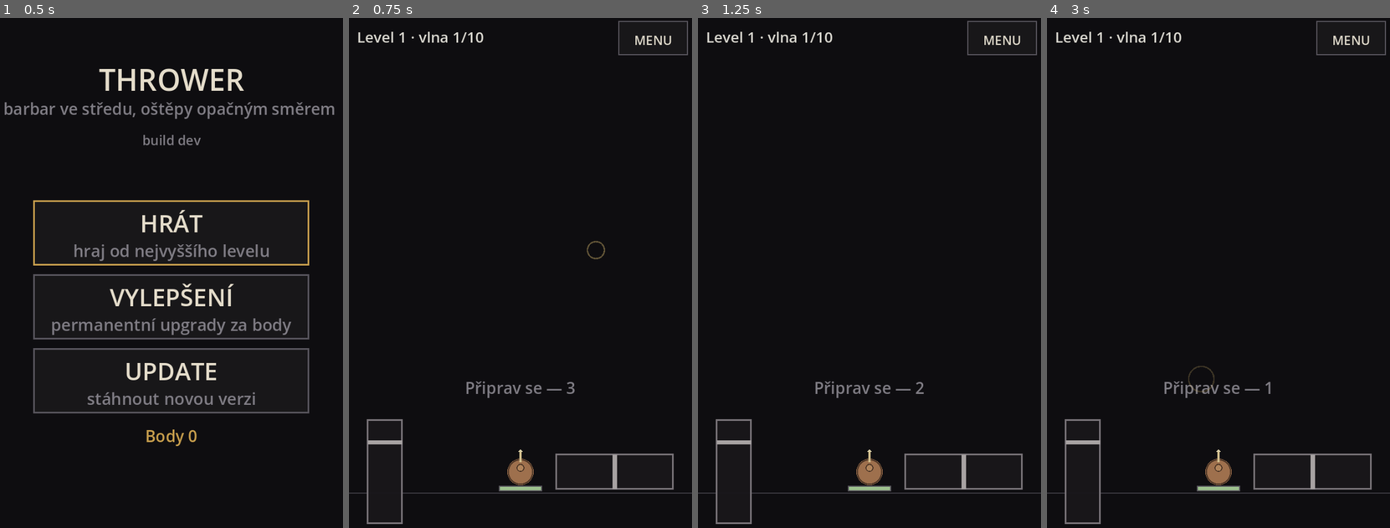
Above: before the commit, frames 1-4 (left to right).
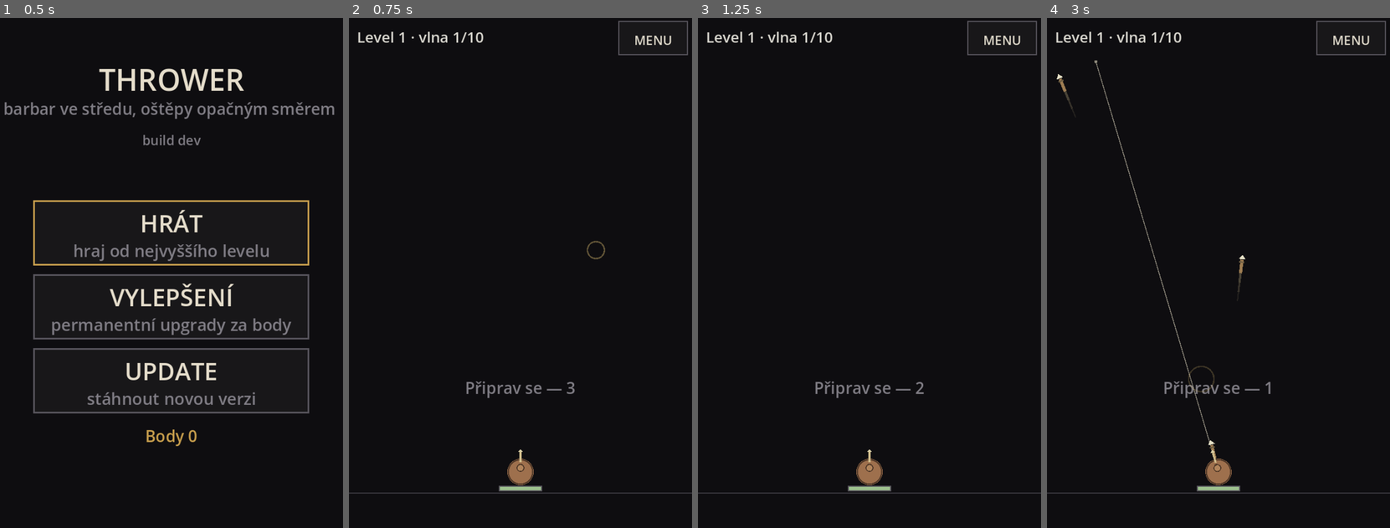
Above: after the commit, the same moments.

Repository: jankoznar94/dark-story
Game: Godot game, scene res://main.tscn
Same seed, same stepped clock (60 frames per second), same inputs: the game is played once before the commit and once after it.
Inputs (mouse positions are in pixels of both pictures, inside the frame that each line leads up to):
- Up to frame 1 (0.5 s): no input
- Up to frame 2 (0.75 s): tap Enter at 0.5 s; move the mouse to (595, 252) at 0.52 s; click (595, 252) at 0.67 s
- Up to frame 3 (1.25 s): no input
- Up to frame 4 (3 s): drag from (1149, 303) to (1201, 380) at 1.27 s; move the mouse to (1252, 160) at 2.02 s; click (1252, 160) at 2.17 s; drag from (1201, 380) to (1115, 196) at 2.77 s

Frame 1 is identical in both runs. In frame 2, 0.9% of the frame differs, in the area x 5-95%, y 78-100%; in frame 3, 0.9%; in frame 4, 1.4%, in the area x 2-95%, y 8-100%.

Commit message:
ovladani zpet na prst ve hristi, rozptyl podle vzdalenosti
- mireni: prst primo na displeji ukazuje smer (jako puvodne)
- rozptyl multishotu: cim bliz k barbarovi, tim sirsi; cim dal, tim
  primnejsi (u barbara SPREAD_SCALE_MAX, dal nez field_r*1.5 -> MIN)
- pasky i otaceni mirneho smeru odstraneny (nepouzivane)
- u vicenasobne strelby jsou videt krajni drahy ostepu (jen naznak)

Diff:
--- a/scripts/game.gd
+++ b/scripts/game.gd
@@ -36,10 +36,6 @@
 # nejužší ("dopředu"), 1 = co nejširší ("dozadu").
 const SPREAD_SCALE_MIN := 0.30
 const SPREAD_SCALE_MAX := 3.60
-# OTACENI MIRENI: plna vychylka pravé zony otoci smer o TURN_SPEED rad/s.
-# 1.15 rad/s = 66°/s: celni pulkruh (180°) se prejede za 2,7 s. Pomaleji nez
-# driv (1,9) - se zonou se miri plynule, ne trhane.
-const TURN_SPEED := 1.15
 # MINIMALNI POLOMER NEPRITELE v pixelech (prumer 25 px). Jan: "Nejmensi z nich
 # musi mit minimalne prumer kruhu 25 px." Podil field_r na malem displeji pada
 # pod to, takze se velikost dorovnava nahoru.
@@ -97,7 +93,6 @@
 # VSTUP ZE ZON: smer otaceni (-1 vlevo, +1 vpravo) a nasobek rozptylu.
 # Obrazovka je jen nastavuje, otaceni se pocita tady v kroku - diky tomu je
 # pohyb plynuly a nezavisly na poctu snimku.
-var turn_in: float = 0.0
 var spread_scale: float = 1.0
 var fire_left: float = 0.0
 var spawn_left: float = 0.0
@@ -256,7 +251,6 @@
 	enemy_shots = []
 	aiming = false
 	aim = Vector2.UP
-	turn_in = 0.0
 	spread_scale = 1.0
 	fire_left = 0.0
 	spawned = 0
@@ -296,12 +290,15 @@
 
 # ------------------------------------------------------------------ VSTUP
 
-# MIREni PRIMO PRSTEM PRED BOJOVNIKEM: smer je presne ten, kterym prst lezi
-# od barbara (Jan, Oct 2026: "bude střílet tam, kam ukazuje prst. Přímo").
+# MIREni PRIMO PRSTEM: smer je presne ten, kterym prst lezi od barbara, a
+# VZDALENOST PRSTU URCI ROZPTYL (Jan, Oct 2026: "vzdalenost prstu od barbara
+# bude urcovat rozptyl projektilu. Cim dal od barbara, tim primnejsi").
 # Uhel se orizne na 180° dopredu, takze se nikdy neotoci zpet k sobe.
 func aim_at(pos: Vector2) -> void:
 	var d: Vector2 = pos - center
-	if d.length() <= 0.001:
+	var dist: float = d.length()
+	_spread_from_distance(dist)
+	if dist <= 0.001:
 		aiming = true
 		return
 	var rel: float = wrapf(d.angle() + PI * 0.5, -PI, PI)
@@ -310,32 +307,24 @@
 	aiming = true
 
 
+# BLIZKO = SIROKY, DALEKO = PRIMY. U barbara se ostepy rozleti, na konci
+# dostrelu leti presne. Mezi tim linearni prechod, aby to bylo odhadnutelne.
+# `near` je tesne nad telem barbara, `far` je polovina dostrelu - dal uz nema
+# smysl hledat, protoze prst dojede na kraj displeje.
+func _spread_from_distance(dist: float) -> void:
+	var near: float = warrior_r() * 2.5
+	var far: float = field_r * 1.5
+	var t: float = clampf((dist - near) / maxf(1.0, far - near), 0.0, 1.0)
+	spread_scale = lerpf(SPREAD_SCALE_MAX, SPREAD_SCALE_MIN, t)
+
+
 func release() -> void:
 	aiming = false
-	turn_in = 0.0
-
-
-# PRAVA ZONA: -1 = otacet vlevo, +1 = vpravo, 0 = stoji. Zona posila spojitou
-# hodnotu podle vychylky prstu, takze jde mirne dorovnavat i naplno otacet.
-func set_turn(x: float) -> void:
-	turn_in = clampf(x, -1.0, 1.0)
-
-
-# LEVA ZONA: nasobek rozestupu vic ostrepu. 1.0 = zaklad (SPREAD).
+
+
+# ROZPTYL: nasobek rozestupu vic ostrepu. 1.0 = zaklad (SPREAD).
 func set_spread_scale(s: float) -> void:
 	spread_scale = clampf(s, SPREAD_SCALE_MIN, SPREAD_SCALE_MAX)
-
-
-func turn_angle() -> float:
-	return wrapf(aim.angle() + PI * 0.5, -PI, PI)
-
-
-func _turn(dt: float) -> void:
-	if absf(turn_in) < 0.001:
-		return
-	var rel: float = clampf(turn_angle() + turn_in * TURN_SPEED * dt,
-		-PI * 0.5, PI * 0.5)
-	aim = Vector2.from_angle(-PI * 0.5 + rel)
 
 
 # ------------------------------------------------------------------ KROK
@@ -345,7 +334,6 @@
 		return
 	clock += dt
 	hit_flash = maxf(0.0, hit_flash - dt)
-	_turn(dt)
 	_regen(dt)
 	_phase(dt)
 	_fire(dt)
--- a/scripts/game_view.gd
+++ b/scripts/game_view.gd
@@ -35,13 +35,8 @@
 var _touch: Dictionary = {}
 var _mouse_down: bool = false
 var _mouse_pos: Vector2 = Vector2.ZERO
-# DVE ZONY (Jan, Oct 2026): prava = smer mireni, leva = rozptyl multishotu.
-# Kazda zona si pamatuje SVUJ prst - hrac muze drzet obe najednou.
+# MYS JE JEDEN "PRST" s indexem -1 (dotyk ma sva cisla).
 const MOUSE_PTR := -1
-# POSLEDNI POLOHA PRSTU na pasku. Bere se z ni jen jedna osa (u mireni x,
-# u rozptylu y), takze pohyb jinym smerem nic nedela.
-var _aim_pos: Vector2 = Vector2.ZERO
-var _spread_pos: Vector2 = Vector2.ZERO
 var _js_t: float = 0.0
 # Cas posledniho doteku (ms). Brani dvojimu zpracovani doteku jako mysi.
 var _touch_ms: int = -100000
@@ -139,17 +134,8 @@
 
 
 # =========================================================================
-# PASKY
+# VSTUP
 # =========================================================================
-
-# PASKY SE RIDI POZICI PRSTU, NE PODLE ID DOTYKU. Na webu dostavaji dotek a
-# tazeni stejneho prstu ruzne indexy, takze kdyz se prst pamatoval podle id,
-# druhy prst prepisoval ovladani prvniho a pasky se "hadaly" (Jan). Ted kazdy
-# pasek kouka jen na to, jestli ma ve sve plose nejaky prst - a bere si jeho
-# polohu. Dva prsty si tak nemohou prekazet.
-var _aim_on: bool = false
-var _spread_on: bool = false
-
 
 func _press(pos: Vector2, id: int) -> void:
 	_tap_fx.append({"pos": pos, "t": 0.0})
@@ -176,89 +162,30 @@
 			_handle_end(pos)
 			return
 		if layout.hud_menu.has_point(pos):
-			_drop_pads()
+			game.release()
 			menu.open_menu()
 			return
-		_sync_strips()
-
-
-func _drag(_pos: Vector2, _id: int) -> void:
-	if not menu.is_battle() or game.is_over():
-		return
-	_sync_strips()
-
-
-# PRST V PLOSE PASKU. Hleda se jen uvnitr daneho pasku (s mirnou toleranci),
-# takze levy pasek nikdy necte prst z praveho.
-func _finger_in(r: Rect2) -> Dictionary:
-	var g: float = maxf(4.0, minf(r.size.x, r.size.y) * 0.45)
-	var area: Rect2 = r.grow(g)
-	for k in _touch.keys():
-		var p: Vector2 = _touch[k]
-		if area.has_point(p):
-			return {"on": true, "pos": p}
-	if _mouse_down and area.has_point(_mouse_pos):
-		return {"on": true, "pos": _mouse_pos}
-	return {"on": false, "pos": Vector2.ZERO}
-
-
-func _sync_strips() -> void:
-	if not menu.is_battle():
-		return
-	# MIRENI (vodorovny pasek): bez prstu se stoji a nehazi.
-	var a: Dictionary = _finger_in(layout.strip_r)
-	_aim_on = bool(a["on"])
-	if _aim_on:
-		_aim_pos = a["pos"]
-		game.aiming = true
-		_apply_aim()
-	else:
-		game.set_turn(0.0)
-		game.release()
-	# ROZPTYL (svisly pasek): hodnota zustava, kdyz prst zvednes.
-	var s: Dictionary = _finger_in(layout.strip_l)
-	_spread_on = bool(s["on"])
-	if _spread_on:
-		_spread_pos = s["pos"]
-		_apply_spread()
+		# PRST PRIMO VE HRISTI: smer = prst, vzdalenost = rozptyl.
+		game.aim_at(pos)
+
+
+func _drag(pos: Vector2, _id: int) -> void:
+	if menu.is_battle() and not game.is_over():
+		game.aim_at(pos)
 
 
 func _release_ptr(_id: int) -> void:
-	# Kdo pustil prst, neni treba resit - stav pasku se pocita z POLOHY prstu
-	# pri kazdem vstupu. Staci jen znovu prekreslit stav.
-	_sync_strips()
-
-
-# VODOROVNY PASEK -> Smer otaceni. Poloha prstu po delsce pasku je primo
-# velikost otaceni: levy konec = naplno vlevo, stred = stoji, pravy = vpravo.
-# Diky tomu jde drzet i jemne otaceni - staci se drzet bliz stredu.
-func _apply_aim() -> void:
-	var r: Rect2 = layout.strip_r
-	var v: float = clampf((_aim_pos.x - r.position.x) / maxf(1.0, r.size.x), 0.0, 1.0)
-	var nx: float = (v - 0.5) * 2.0
-	if absf(nx) < 0.10:
-		nx = 0.0
-	else:
-		nx = signf(nx) * (absf(nx) - 0.10) / 0.90
-	game.set_turn(nx)
-
-
-# SVISLY PASEK -> Rozptyl. Nahore nejuzsi, dole nej sirsi. Poloha prstu je
-# primo hodnota (zadne posouvani), po zvednuti prstu zustava.
-func _apply_spread() -> void:
-	var r: Rect2 = layout.strip_l
-	var v: float = clampf((_spread_pos.y - r.position.y) / maxf(1.0, r.size.y), 0.0, 1.0)
-	game.set_spread_scale(lerpf(Game.SPREAD_SCALE_MIN, Game.SPREAD_SCALE_MAX, v))
+	pass
 
 
 func _release_if_empty() -> void:
 	if _touch.is_empty() and not _mouse_down:
-		_sync_strips()
+		game.release()
 
 
 func _open_action(a: String) -> void:
 	if a == "battle":
-		_drop_pads()
+		game.release()
 		game.start_level(maxi(1, game.profile.level))
 		menu.open_battle()
 	elif a == "upgrades":
@@ -266,15 +193,6 @@
 		menu.open_upgrades()
 	elif a == "update":
 		menu.request_update()
-
-
-# ZVEDNOUT PRSTY ZE PASKU: pri odchodu do menu nebo na zacatku levelu nesmi
-# zustat viset mireni z minule obrazovky.
-func _drop_pads() -> void:
-	game.set_turn(0.0)
-	game.release()
-	_aim_on = false
-	_spread_on = false
 
 
 # =========================================================================
@@ -372,7 +290,6 @@
 	_draw_aim()
 	_draw_spears()
 	_draw_shots()
-	_draw_strips()
 	_draw_warrior()
 	_draw_health()
 	_draw_bar()
@@ -382,39 +299,6 @@
 		_label("Připrav se — %.0f" % maxf(0.0, game.build_left),
 			Rect2(0.0, c.y - float(layout.font_px) * 6.0, layout.view.x,
 				float(layout.font_px) * 1.6), layout.font_px, DIM)
-
-
-# DVA PASKY VEDLE BOJOVNIKA. Plochy strojovy vzhled: tmavy pruh, tenky
-# obrys, vyznacena poloha (znacka), ktera ukazuje, jak je co nastavene.
-# LEVY svisly = rozptyl multishotu, PRAVY vodorovny = smer mireni.
-func _draw_strips() -> void:
-	if layout.strip_l.size.y <= 1.0 or layout.strip_r.size.x <= 1.0:
-		return
-	# ROZPTYL: znacka je tam, kde je prave nastavena hodnota (nejde o prst -
-	# hodnota po zvednuti prstu zustava, takze musi byt videt furt).
-	var sl: Rect2 = layout.strip_l
-	var st: float = clampf((game.spread_scale - Game.SPREAD_SCALE_MIN)
-		/ maxf(0.01, Game.SPREAD_SCALE_MAX - Game.SPREAD_SCALE_MIN), 0.0, 1.0)
-	var sy: float = sl.position.y + sl.size.y * st
-	_draw_strip(sl, true, _spread_on, sy)
-	# MIRENI: znacka je poloha otaceni (stred = stoji).
-	var sr: Rect2 = layout.strip_r
-	var ax: float = sr.position.x + sr.size.x * (0.5 + game.turn_in * 0.5)
-	_draw_strip(sr, false, _aim_on, ax)
-
-
-func _draw_strip(r: Rect2, vertical: bool, active: bool, mark: float) -> void:
-	var edge: Color = GOLD if active else Color(0.47, 0.45, 0.47)
-	var w: float = maxf(2.0, layout.ui_scale * 3.0)
-	draw_rect(r, Color(0.095, 0.090, 0.102, 0.95), true)
-	draw_rect(r, edge, false, w)
-	# ZNACKA POLOHY: kolmice pres cely pasek.
-	var mk: Color = GOLD if active else Color(0.66, 0.64, 0.64)
-	var mt: float = maxf(3.0, (r.size.x if vertical else r.size.y) * 0.12)
-	if vertical:
-		draw_rect(Rect2(r.position.x, mark - mt * 0.5, r.size.x, mt), mk, true)
-	else:
-		draw_rect(Rect2(mark - mt * 0.5, r.position.y, mt, r.size.y), mk, true)
 
 
 func _draw_warrior() -> void:
@@ -566,6 +450,15 @@
 	var endp: Vector2 = c + fwd * t
 	draw_line(c, endp, AIM_LINE, maxf(1.5, layout.field_r * 0.004))
 	draw_circle(endp, maxf(2.5, layout.field_r * 0.010), AIM_LINE)
+	# ROZPTYL JE VIDET: u vicenasobne strelby se kresli krajni drahy ostepu.
+	# Tenke a ztlumene - hrac musi videt, jak si prstem vzdalenym od barbara
+	# rozptyl zuzuje, ale nesmi mu to zavazet ve vyhledu.
+	if game.shots() > 1:
+		var half: float = Game.SPREAD * game.spread_scale * 0.5
+		var faint := Color(AIM_LINE.r, AIM_LINE.g, AIM_LINE.b, 0.34)
+		var w: float = maxf(1.0, layout.field_r * 0.0025)
+		for s in [-1.0, 1.0]:
+			draw_line(c, c + fwd.rotated(s * half) * t, faint, w)
 
 
 func _draw_health() -> void:
--- a/scripts/screen_layout.gd
+++ b/scripts/screen_layout.gd
@@ -41,16 +41,6 @@
 var dlg_a: Rect2 = Rect2()
 var dlg_b: Rect2 = Rect2()
 
-# DVA PASKY (Jan, Oct 2026: "mozna je blbost je delat kruhove ... prava
-# horizontalni, leva vertikalni. Levy jde jen nahoru a dolu, pravy jen doleva
-# a doprava"). Kazda osa je jen jedna, takze se neda minout smerem:
-#   PRASKA VLEVO  = svisly pasek, rozptyl multishotu (nahoru uzsi, dolu sirsi)
-#   PASEK VPRAVO  = vodorovny pasek, mireni (vlevo/vpravo)
-# Drzi se u kraju displeje vedle bojovnika, aby prst nezakryval hriste.
-var strip_l: Rect2 = Rect2()   # svisly: rozptyl
-var strip_r: Rect2 = Rect2()   # vodorovny: mireni
-
-
 func update(v: Vector2) -> void:
 	view = v
 	if v.x < 1.0 or v.y < 1.0:
@@ -62,8 +52,6 @@
 		upg_rows = []
 		hud_pause = Rect2()
 		hud_menu = Rect2()
-		strip_l = Rect2()
-		strip_r = Rect2()
 		return
 	ui_scale = maxf(0.45, minf(v.x, v.y) / 600.0)
 	var u: float = ui_scale
@@ -80,34 +68,10 @@
 	# ostepy) a dosah odrazu. Odecita se od sirky displeje.
 	field_r = maxf(40.0, v.x * 0.45)
 	arena = Rect2(0.0, bar_h, v.x, maxf(1.0, center.y - bar_h))
-	_strips()
 	_hud()
 	layout_menu()
 	layout_upgrades()
 	layout_dialog()
-
-
-# DVA PASKY VEDLE BOJOVNIKA. Tloustka i delka se pocitaji ze SIRKY displeje,
-# ne z ui_scale - na sirokem displeji musi pasky zustat u kraju.
-#   levy  = svisly, u leveho okraje, stred ve stejne vysce jako bojovnik
-#   pravy = vodorovny, u praveho okraje, ve stejne vysce
-func _strips() -> void:
-	var t: float = maxf(16.0 * ui_scale, view.x * 0.10)      # tloustka pasku
-	# SVISLY: 30 % sirky displeje, ale nikdy vic, nez kolik je mista nad
-	# bojovnikem (na nizkém displeji na sirku by vylezl do pruhu s zivoty).
-	var vlen: float = maxf(t * 2.0, minf(view.x * 0.30, (center.y - bar_h) * 0.55))
-	var lx: float = maxf(10.0 * ui_scale, view.x * 0.055)
-	var ly: float = center.y - vlen * 0.5
-	ly = minf(ly, view.y - 6.0 * ui_scale - vlen)
-	ly = maxf(ly, bar_h + 6.0 * ui_scale)
-	strip_l = Rect2(lx, ly, t, vlen)
-	# VODOROVNY: 34 % sirky, dorazi k pravemu okraji.
-	var hlen: float = maxf(t * 2.0, view.x * 0.34)
-	var rx: float = view.x - maxf(10.0 * ui_scale, view.x * 0.055) - hlen
-	var ry: float = center.y - t * 0.5
-	ry = minf(ry, view.y - 6.0 * ui_scale - t)
-	ry = maxf(ry, bar_h + 6.0 * ui_scale)
-	strip_r = Rect2(rx, ry, hlen, t)
 
 
 func _hud() -> void:
--- a/tools/preview_battle.gd
+++ b/tools/preview_battle.gd
@@ -61,14 +61,10 @@
 	g.wave = 5
 	g.phase = "build"
 	g.build_left = 0.01
-	# PASKY V AKCI: jen pro snimek, jak vypadaji pri drzeni prstu. Staci do
-	# slovniku doteku dat dva "prsty" - pasky se ridi polohou, ne id.
+	# PRST VE HRISTI: jen pro snimek, jak vypada mireni a rozptyl.
 	if _active:
-		var sl: Rect2 = view.layout.strip_l
-		var sr: Rect2 = view.layout.strip_r
-		view._touch[7] = Vector2(sl.get_center().x, sl.position.y + sl.size.y * 0.85)
-		view._touch[8] = Vector2(sr.position.x + sr.size.x * 0.72, sr.get_center().y)
-		view._sync_strips()
+		view._touch[7] = view.layout.center + Vector2(view.layout.field_r * 0.55, -view.layout.field_r * 0.85)
+		view.game.aim_at(view._touch[7])
 
 
 # SIMULACE: hrac miri na nejvyssiho nepritele, aby se bitva opravdu hrala.
@@ -88,6 +84,3 @@
 			g.release()
 		g.step(1.0 / 60.0)
 	g.release()
-	# Po simulaci znovu "polozit prsty", aby snimek ukazal pasky v akci.
-	if _active:
-		view._sync_strips()
--- a/tools/test_core.gd
+++ b/tools/test_core.gd
@@ -21,7 +21,7 @@
 	_run("vic ostepu v jednom hodu", _test_multishot)
 	_run("druhy nepratel: velikost, rychlost, vydrz", _test_types)
 	_run("strelci se zastavi a strili", _test_ranged)
-	_run("pravy pasek otaci smer, levy meni rozptyl", _test_pads)
+	_run("vzdalenost prstu od barbara urcuje rozptyl", _test_spread_by_distance)
 	print("checks=%d fails=%d" % [checks, fails.size()])
 	print("CORE_ALL_PASS=%s" % ("true" if fails.is_empty() else "false"))
 	quit()
@@ -261,64 +261,60 @@
 	_check(g.hit_flash >= 0.0, "zasah strelou nema varovani")
 
 
-# 10) ZONY (Jan, Oct 2026): prava otaci smer mirne i naplno, na 180° se zastavi;
-#     leva meni rozestup vic ostrepu - nahoru uzsi, dolu sirsi.
-func _test_pads() -> void:
-	var g: Game = _fresh()
-	g.aiming = true
-	var a0: float = rad_to_deg(g.turn_angle())
-	g.set_turn(1.0)
-	_tick(g, 0.5)
-	var a1: float = rad_to_deg(g.turn_angle())
-	_check(a1 > a0 + 30.0, "zona neotaci smerem vpravo (%.1f -> %.1f)" % [a0, a1])
-	_check(a1 < a0 + 80.0, "zona otaci moc rychle (%.1f -> %.1f)" % [a0, a1])
-	# KONEC PULKRUHU: dal se smer neotoci.
-	g.set_turn(1.0)
-	_tick(g, 3.0)
-	_check(absf(rad_to_deg(g.turn_angle()) - 90.0) < 1.0,
-		"smer nekonci na 90° (%.1f)" % rad_to_deg(g.turn_angle()))
-	g.set_turn(-1.0)
-	_tick(g, 4.0)
-	_check(absf(rad_to_deg(g.turn_angle()) + 90.0) < 1.0,
-		"smer nekonci na -90° (%.1f)" % rad_to_deg(g.turn_angle()))
-	# STOJICI ZONA: smer se nesmi hybat sam.
-	g.set_turn(0.0)
-	var rest: float = g.turn_angle()
-	_tick(g, 1.0)
-	_check(absf(g.turn_angle() - rest) < 0.001, "smer se hybe bez prstu")
-
-	# ROZPTYL: tri ostrepy, uzky a siroky hod.
-	var n: float = _spread_rad(_fire3(Game.SPREAD_SCALE_MIN))
-	var w: float = _spread_rad(_fire3(Game.SPREAD_SCALE_MAX))
-	_check(n > 0.0, "uzky hod nema zadny rozestup")
-	_check(w > n * 5.0, "siroky hod neni vyrazne sirsi (%.3f vs %.3f)" % [w, n])
-	_check(absf(rad_to_deg(w) - rad_to_deg(Game.SPREAD * Game.SPREAD_SCALE_MAX)) < 1.0,
-		"siroky hod neodpovida nastaveni (%.1f°)" % rad_to_deg(w))
+# 10) ROZPTYL PODLE VZDALENOSTI (Jan, Oct 2026): "vzdalenost prstu od
+#     barbara bude urcovat rozptyl projektilu. Cim dal od barbara, tim
+#     primnejsi." U barbara = siroky, daleko = presny.
+func _test_spread_by_distance() -> void:
+	var far: float = 1.4
+	var near: float = 0.0
+	var mid: float = 0.0
+	var g: Game = _fresh()
+	# U BARBARA: prst tesne nad nim -> nejvetsi rozptyl.
+	g.aim_at(g.center + Vector2(0.0, -g.warrior_r() * 2.0))
+	near = g.spread_scale
+	_check(near > Game.SPREAD_SCALE_MAX * 0.95,
+		"prst u barbara nedava siroky rozptyl (%.2f)" % near)
+	# DALEKO: pres polovinu dostrelu -> nejmensi rozptyl.
+	g.aim_at(g.center + Vector2(0.0, -g.field_r * 1.6))
+	far = g.spread_scale
+	_check(far < Game.SPREAD_SCALE_MIN * 1.05,
+		"prst daleko nedava primy smer (%.2f)" % far)
+	# MEZI TIM: postupné zužování (monotonie).
+	g.aim_at(g.center + Vector2(0.0, -g.field_r * 0.5))
+	mid = g.spread_scale
+	_check(mid < near and mid > far, "mezi blizkem a dalkou neni prechod (%.2f)" % mid)
+	# A OPRAVDU TO MENI HOD: tri ostrepy z blizka maji sirsi rozestup nez z dalky.
+	var wide: float = _spread_rad(_fire_at(0.30))
+	var tight: float = _spread_rad(_fire_at(1.20))
+	_check(wide > tight * 2.0, "hod z blizka neni sirsi nez z dalky (%.3f vs %.3f)"
+		% [wide, tight])
 	# JEDEN OSTREP: rozptyl nema co menit.
-	var one: Array = _fire(1, Game.SPREAD_SCALE_MAX)
+	var one: Array = _fire_at(0.30, 1)
 	_check(one.size() == 1, "jednoduchy hod nema jeden ostep (%d)" % one.size())
-
-
-func _fire3(scale: float) -> Array:
-	return _fire(3, scale)
-
-
-func _fire(n: int, scale: float) -> Array:
+	# UHEL ZUSTAVA PRESNY: smer je tam, kam prst ukazuje, i v ruzne vzdalenosti.
+	var g2: Game = _fresh()
+	g2.aim_at(g2.center + Vector2(g2.field_r * 0.30, -g2.field_r * 0.30))
+	var a_near: Vector2 = g2.aim
+	g2.aim_at(g2.center + Vector2(g2.field_r * 1.20, -g2.field_r * 1.20))
+	_check(a_near.distance_to(g2.aim) < 0.001, "vzdalenost prstu meni smer strelby")
+
+
+# Tri ostrepy, prst ve vzdalenosti `frac` * field_r smerem nahoru.
+func _fire_at(frac: float, n: int = 3) -> Array:
 	var g: Game = _fresh()
 	g.profile.perm["shots"] = n - 1
-	g.set_spread_scale(scale)
-	g.aim_at(g.center + Vector2(0.0, -400.0))
+	g.aim_at(g.center + Vector2(0.0, -g.field_r * frac))
 	g.step(1.0 / 120.0)
 	return g.spears.duplicate()
 
 
 func _spread_rad(spears: Array) -> float:
+	if spears.is_empty():
+		return 0.0
 	var lo: float = 1e9
 	var hi: float = -1e9
 	for s in spears:
 		var a: float = (s["dir"] as Vector2).angle()
 		lo = minf(lo, a)
 		hi = maxf(hi, a)
-	if spears.is_empty():
-		return 0.0
 	return hi - lo
--- a/tools/test_layout.gd
+++ b/tools/test_layout.gd
@@ -82,29 +82,6 @@
 	var g := Game.new()
 	g.profile = Profile.new()
 	g.set_field(l.field_r, l.center, l.arena)
-	# 6) PASKY: levy svisly (rozptyl), pravy vodorovny (mireni). V displeji,
-	#    nad spodni hranou, nesmi lezt do hriste k bojovnikovi.
-	var sl: Rect2 = l.strip_l
-	var sr: Rect2 = l.strip_r
-	_check(sl.size.y > sl.size.x * 1.8, "%s: levy pasek neni svisly (%.0fx%.0f)"
-		% [tag, sl.size.x, sl.size.y])
-	_check(sr.size.x > sr.size.y * 1.8, "%s: pravy pasek neni vodorovny (%.0fx%.0f)"
-		% [tag, sr.size.x, sr.size.y])
-	_check(sl.size.x >= v.x * 0.09 and sr.size.y >= v.x * 0.09,
-		"%s: pasek je uzky na prst (%.0f)" % [tag, sl.size.x])
-	_check(sl.size.y >= minf(v.x * 0.26, (l.center.y - l.bar_h) * 0.5),
-		"%s: levy pasek je kratky (%.0f)" % [tag, sl.size.y])
-	_check(sr.size.x >= v.x * 0.30, "%s: pravy pasek je kratky (%.0f)" % [tag, sr.size.x])
-	for r in [sl, sr]:
-		var rr: Rect2 = r
-		_check(rr.position.x >= -0.5 and rr.end.x <= v.x + 0.5
-			and rr.position.y >= l.bar_h - 0.5 and rr.end.y <= v.y + 0.5,
-			"%s: pasek je mimo displej (%s)" % [tag, str(rr)])
-	_check(sl.end.x < sr.position.x, "%s: pasky se prekryvaji" % tag)
-	# PASKY NESMI ZAKRYVAT BOJOVNIKA ANI JEHO ZIVOTY.
-	_check(not sl.grow(2.0).has_point(l.center) and not sr.grow(2.0).has_point(l.center),
-		"%s: pasek lezi na bojovnikovi" % tag)
-	_check(sr.position.x > l.center.x + g.warrior_r(), "%s: pravy pasek zacina u bojovnika" % tag)
 	# TEST MODE: zadne vlny, jen ten jeden neprítel, ktery ma dojit.
 	g.phase = "test"
 	var tt: float = g.travel_time()
